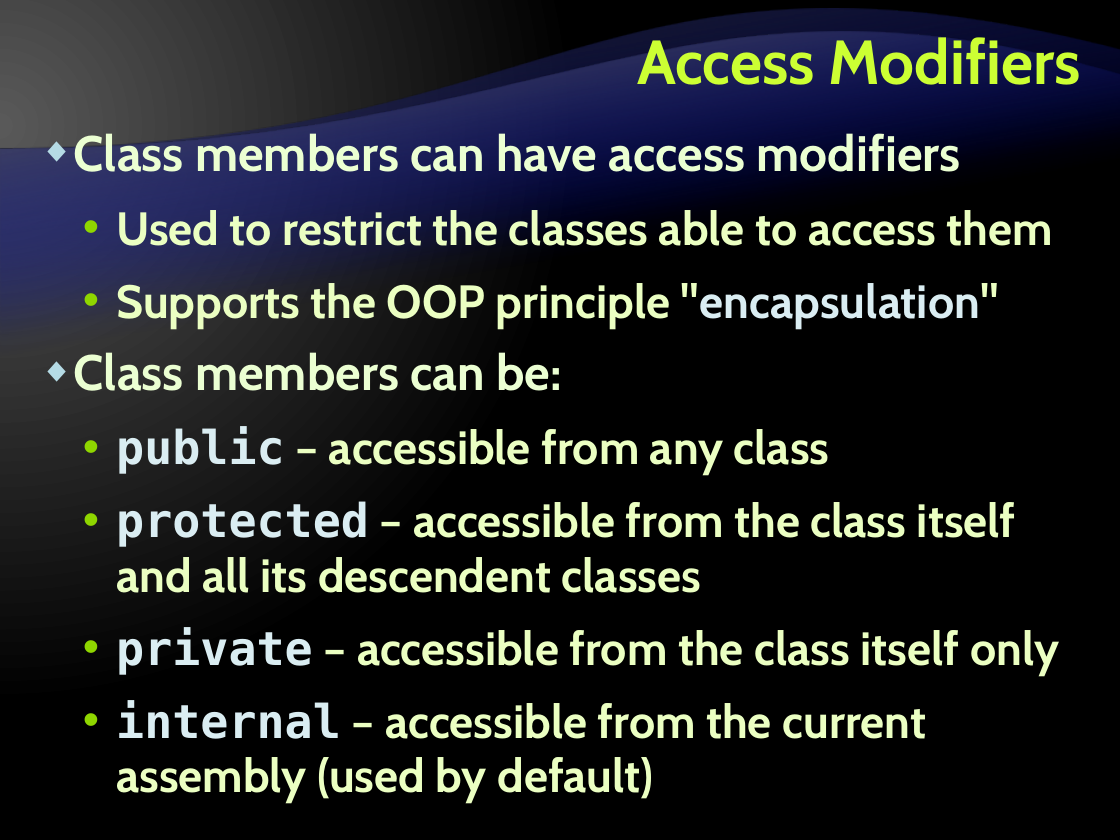
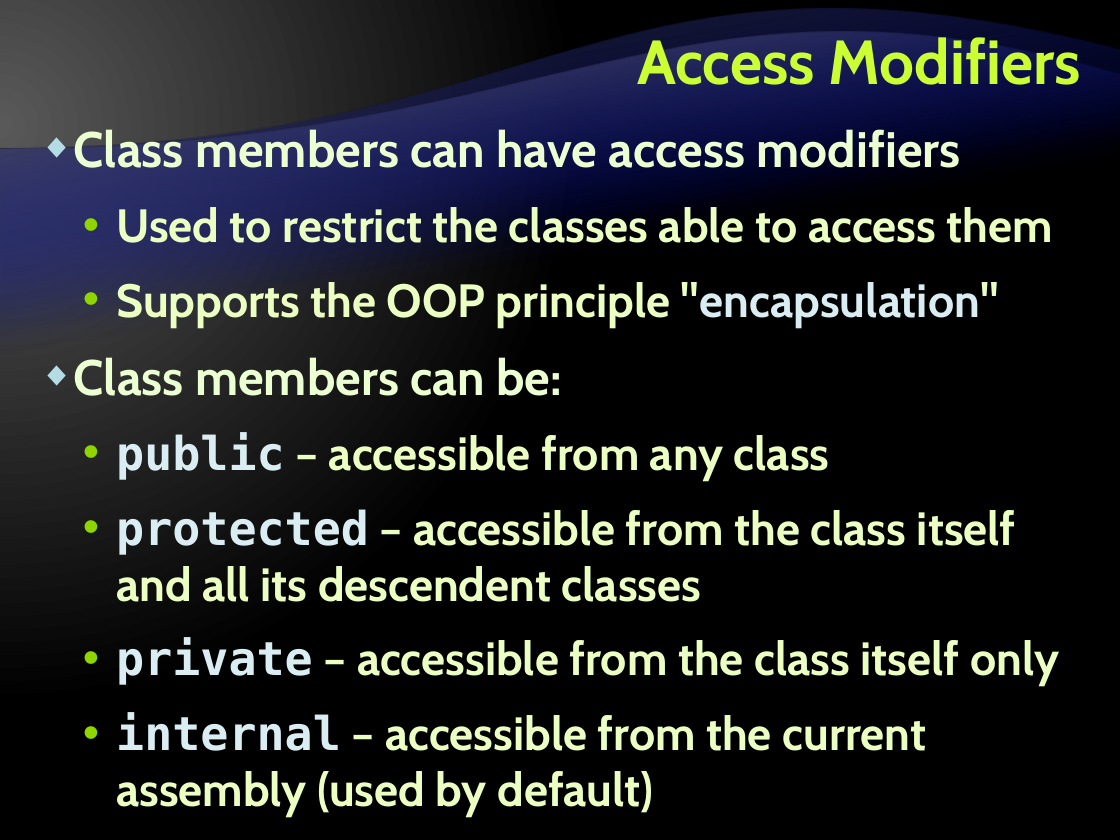
Before and after one commit to Graveheart/aspnetcourse, a slide deck: slide 12 of 2010/lectures/4. Object-Oriented Programming with CSharp.pptx. Drawn at 1120x840 pixels with LibreOffice and Linux fonts; fonts in the diff are those of the drawing; background and template pictures are left out. Boxes give left, top, right and bottom in pixels: in the first picture for what was removed or moved away, otherwise in the second. Text is boxed around its words. In the diff, an @@ line names an element or a change of style, - is before the commit and + after.

```diff
--- a/2010/lectures/4. Object-Oriented Programming with CSharp.pptx
+++ b/2010/lectures/4. Object-Oriented Programming with CSharp.pptx
@@ text "Class members can have access ..." at (x1=74, y1=125, x2=1059, y2=818): line spacing 35pt to 1 @@
```
Also in this commit, not shown: 14 other slides changed.
